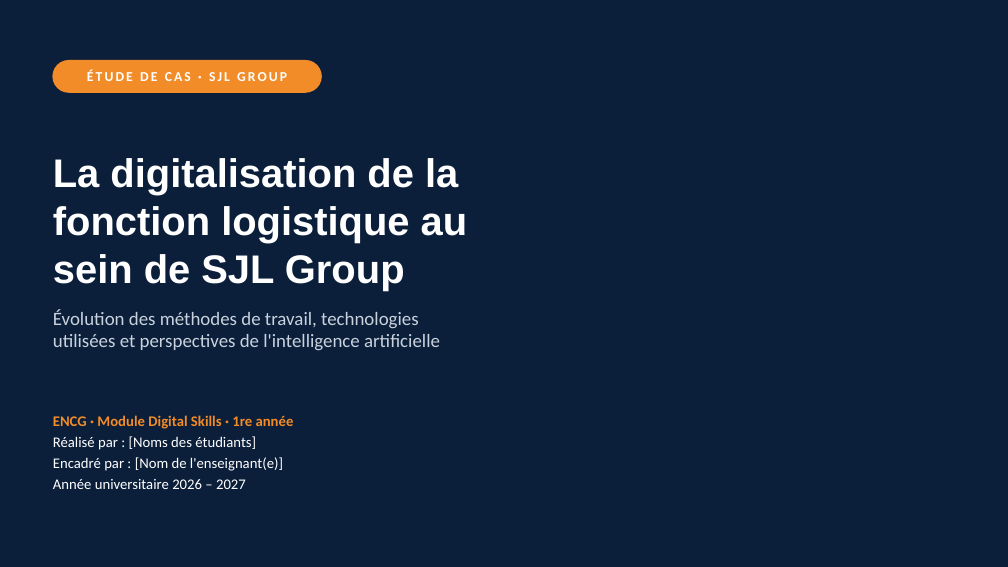
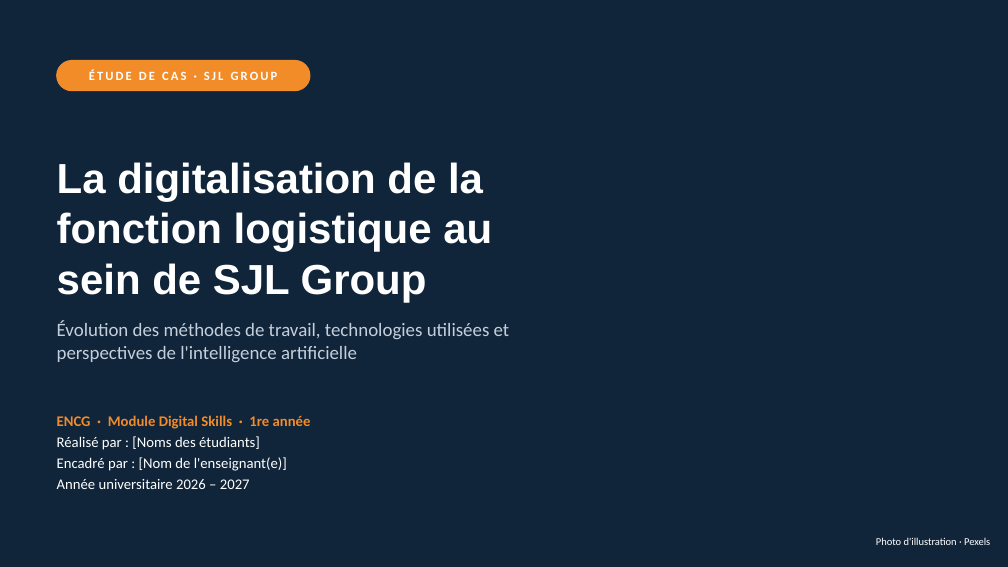
Before and after one commit to boufaskhalid75-hub/abdrahime, a slide deck: slide 1 of presentation-sjl/SJL_Digitalisation_Logistique.pptx. Drawn at 1008x567 pixels with LibreOffice and Linux fonts; fonts in the diff are those of the drawing; background and template pictures are left out. Boxes give left, top, right and bottom in pixels: in the first picture for what was removed or moved away, otherwise in the second. Text is boxed around its words. In the diff, an @@ line names an element or a change of style, - is before the commit and + after.

```diff
--- a/presentation-sjl/SJL_Digitalisation_Logistique.pptx
+++ b/presentation-sjl/SJL_Digitalisation_Logistique.pptx
@@ text "ÉTUDE DE CAS · SJL ..." at box(89, 70, 278, 80): size 13 to 12 pt @@
@@ rounded rectangle: place and size @@
-rounded rectangle at box(53, 60, 321, 92)
+rounded rectangle at box(57, 60, 310, 91)
@@ text "La digitalisation de la fonction ..." at box(57, 162, 492, 302): size 38 to 40 pt @@
@@ text "Évolution des méthodes de travail, ...": place and size @@
-text "Évolution des méthodes de travail, ..." at box(53, 309, 440, 351)
+text "Évolution des méthodes de travail, ..." at box(57, 320, 510, 362)
@@ text "Évolution des méthodes de travail, ..." at box(57, 320, 510, 362): text colour #C9D2DD to #C5CFDB @@
@@ text "ENCG · Module Digital Skills ..." rewrapped from box(53, 415, 294, 489) to box(57, 415, 311, 489) @@
@@ text added at box(876, 537, 990, 545), 10 pt, text #FFFFFF @@
+Photo d'illustration · Pexels
```
Also in this commit, not shown: 6 other slides changed, 13 slides added, 5 slides removed, 6 other files.
